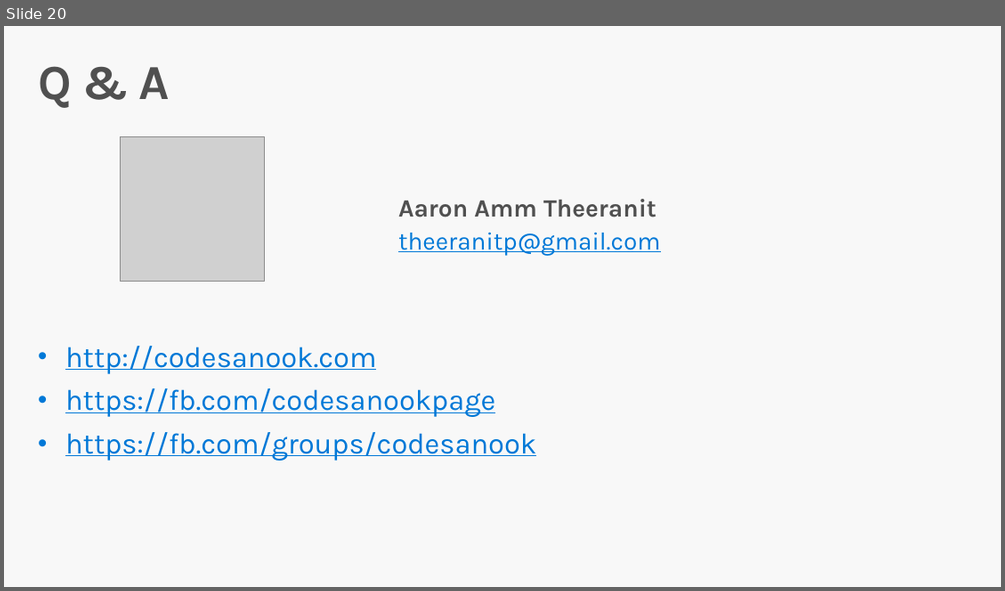
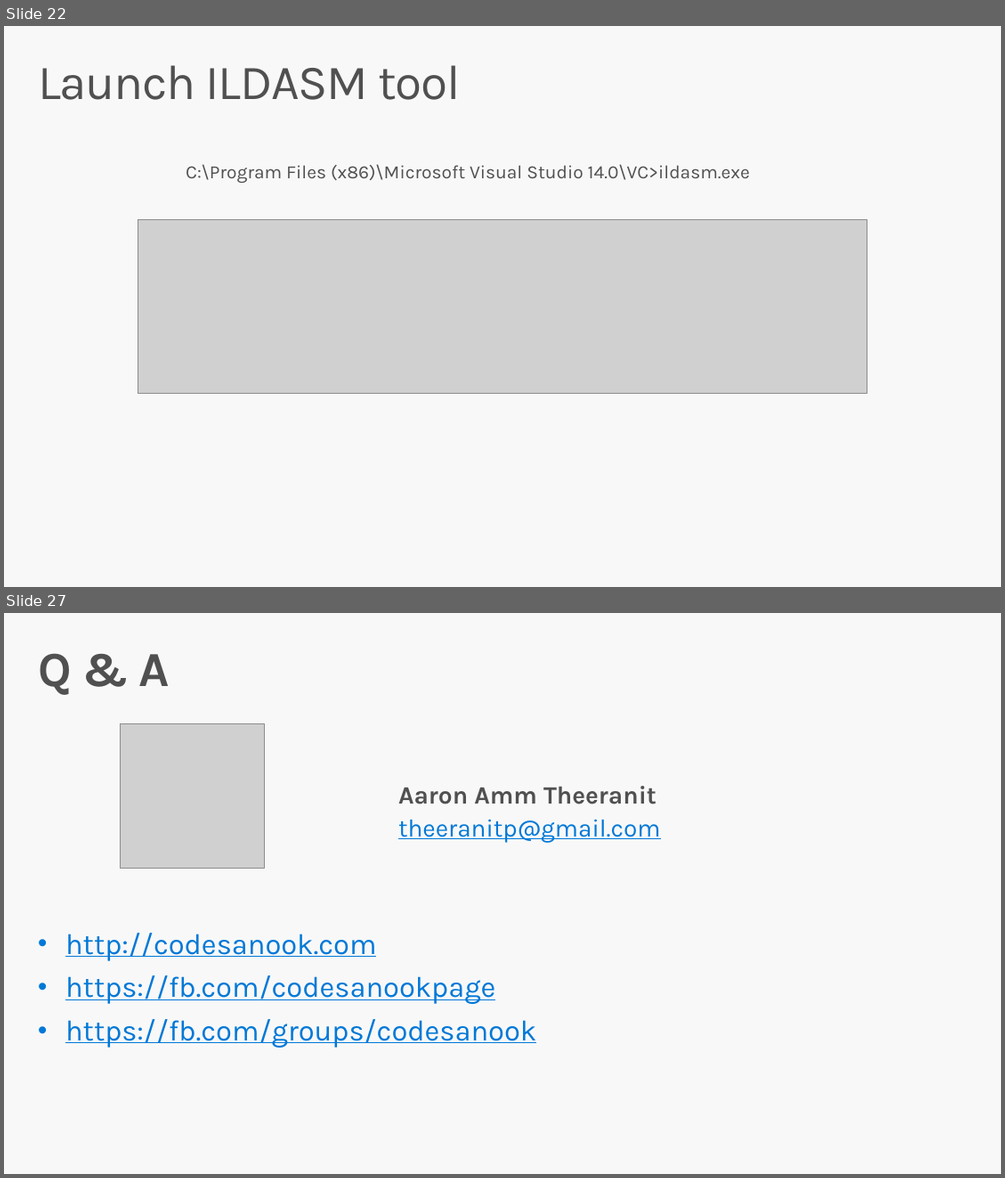
Before and after one commit to DotNetConfTh/dotnetconfth.github.io, a slide deck: dotnetconf/Technical/Decks/Aaron_NetStandard/Build Great Libraries using .NET Standard-Aaron.pptx. Shown one above the other, each under a label of ours: slide 20 before the commit, slides 22 and 27 after it; the slides between them are not shown. The pictures are 1005x591 and 1005x1178 pixels, drawn with LibreOffice and Linux fonts; fonts in the diff are those of the drawing; grey boxes stand for pictures; background and template pictures are left out. Boxes give left, top, right and bottom in pixels: in the first picture for what was removed or moved away, otherwise in the second. Text is boxed around its words. In the diff, an @@ line names an element or a change of style, - is before the commit and + after.

```diff
--- a/dotnetconf/Technical/Decks/Aaron_NetStandard/Build Great Libraries using .NET Standard-Aaron.pptx
+++ b/dotnetconf/Technical/Decks/Aaron_NetStandard/Build Great Libraries using .NET Standard-Aaron.pptx
@@ slide 22 added at (4, 26, 1001, 587), background #F8F8F8 @@
@@ title added at (38, 65, 461, 100), 47 pt, text #505050 @@
+Launch ILDASM tool
@@ text added at (186, 164, 750, 183), 18 pt, text #505050 @@
+C:\Program Files (x86)\Microsoft Visual Studio 14.0\VC>ildasm.exe
@@ picture added at (138, 220, 867, 394) @@
@@ what was slide 20 is now slide 27 @@
```
Also in this commit, not shown: 8 slides changed, 13 other slides added, 12 slides removed.
